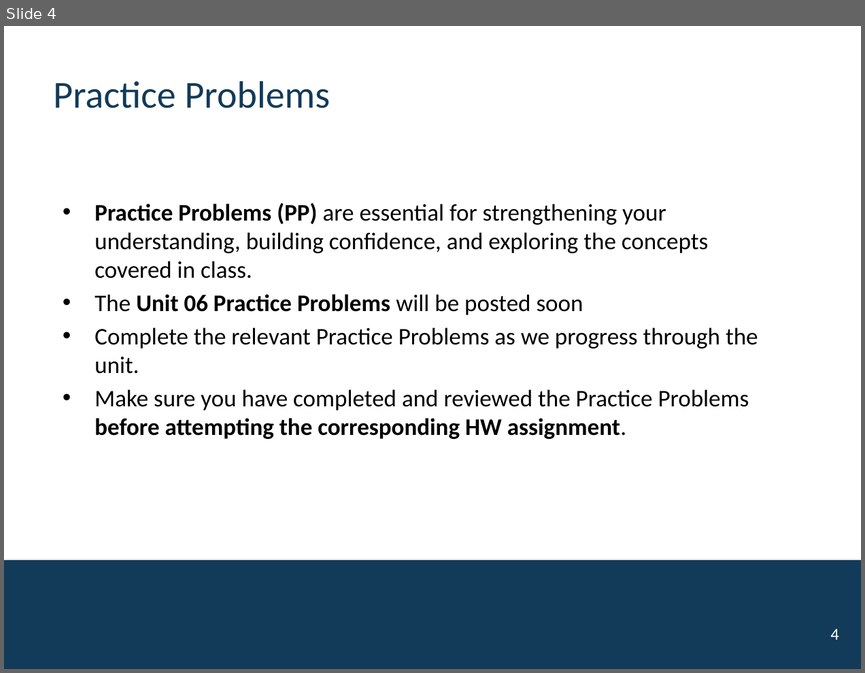
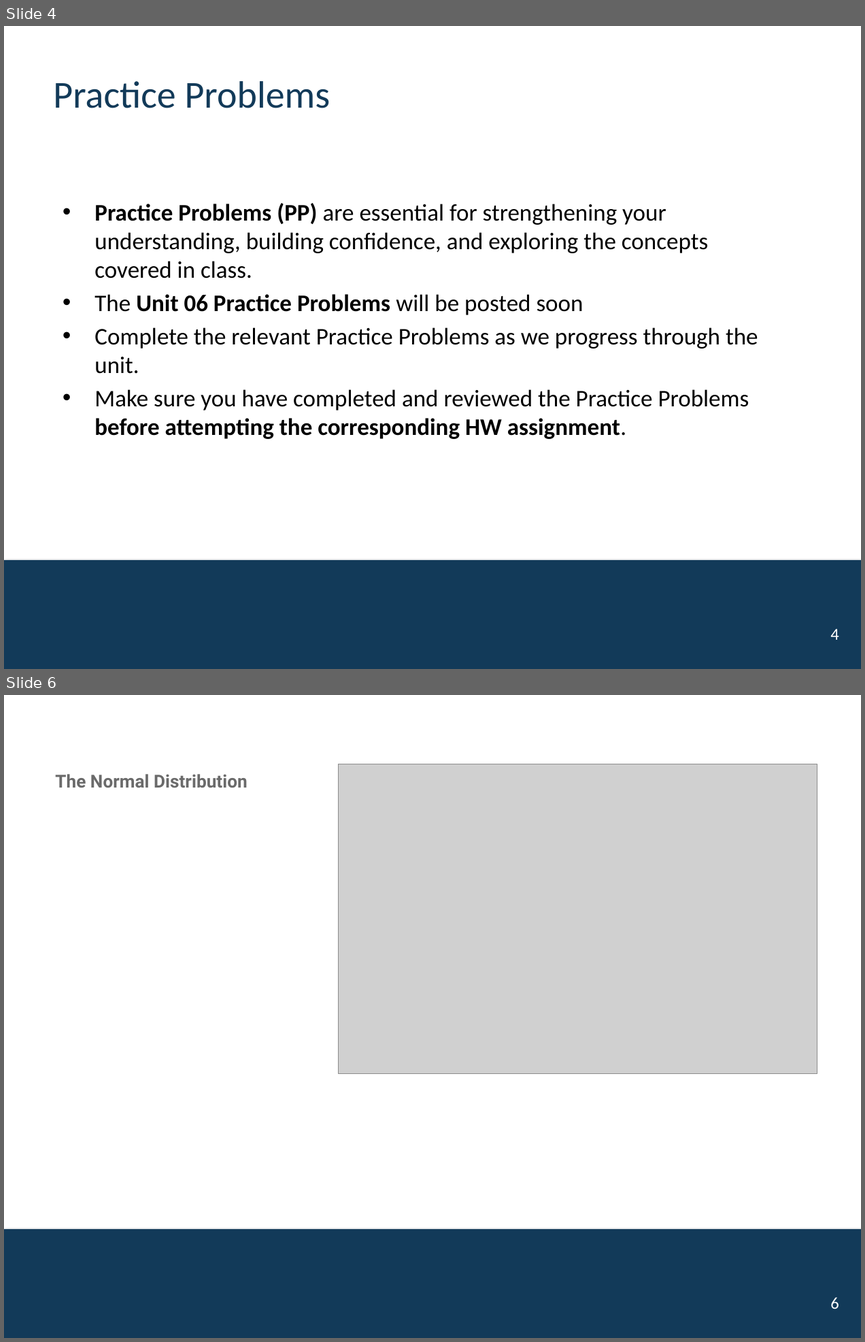
Before and after one commit to mutasim221B/CWRU-STAT-312-Fall-26, a slide deck: docs/activities/Unit-06-Normal-CTL.pptx. Shown one above the other, each under a label of ours: slide 4 before the commit, slides 4 and 6 after it; the slides between them are not shown. The pictures are 865x673 and 865x1342 pixels, drawn with LibreOffice and Linux fonts; fonts in the diff are those of the drawing; grey boxes stand for pictures; background and template pictures are left out. Boxes give left, top, right and bottom in pixels: in the first picture for what was removed or moved away, otherwise in the second. Text is boxed around its words. In the diff, an @@ line names an element or a change of style, - is before the commit and + after.

```diff
--- a/docs/activities/Unit-06-Normal-CTL.pptx
+++ b/docs/activities/Unit-06-Normal-CTL.pptx
@@ slide 6 added at (4,695,861,1338), background #FFFFFF; not listed: 1 template element that a slide beside it also shows @@
@@ title added at (55,774,247,787), 15 pt, text #6A6A6A, bold @@
+The Normal Distribution
@@ picture added at (338,764,816,1074) @@
@@ page number added at (830,1297,838,1308), 14 pt, text #FFFFFF @@
+6
```
Also in this commit, not shown: 10 other slides added, 13 other files.
